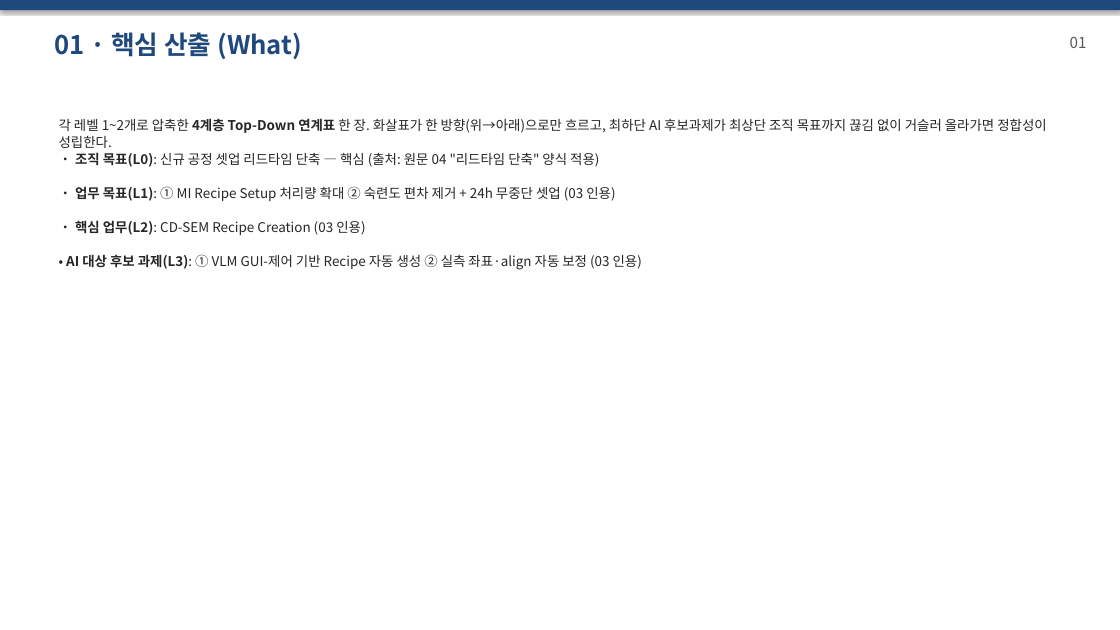
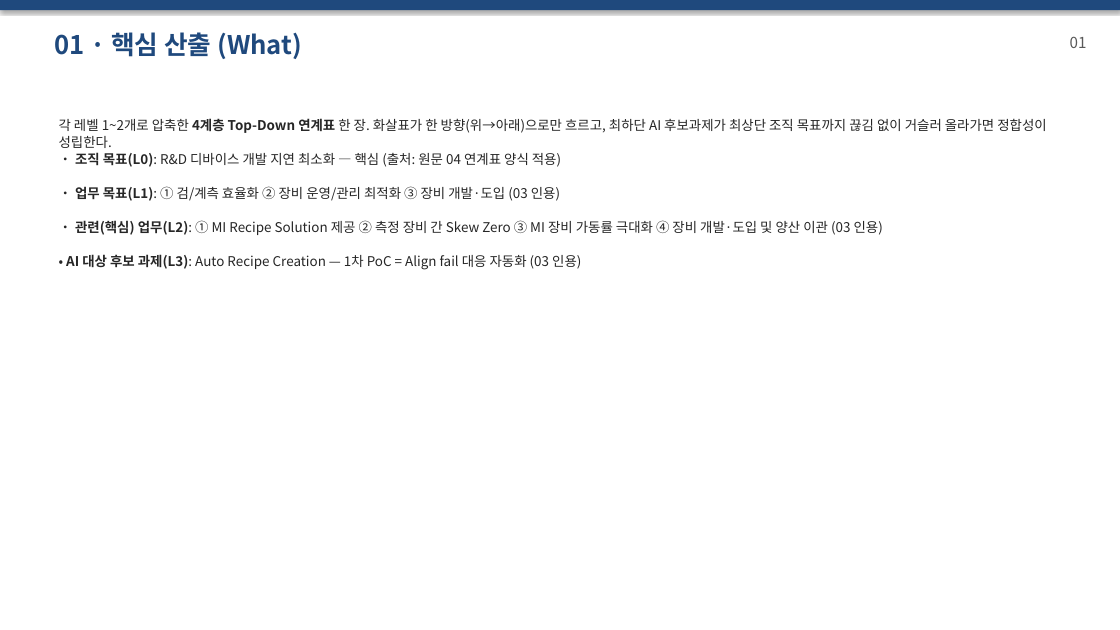
Before and after one commit to DarrenKoi/pm_notes, a slide deck: slide 3 of my-task/AIX_POC/프로젝트_smart_align_agent/07-적용_CDSEM_실행기획_세트.pptx. Drawn at 1120x630 pixels with LibreOffice and Linux fonts; fonts in the diff are those of the drawing. Boxes give left, top, right and bottom in pixels: in the first picture for what was removed or moved away, otherwise in the second. Text is boxed around its words. In the diff, an @@ line names an element or a change of style, - is before the commit and + after.

```diff
--- a/my-task/AIX_POC/프로젝트_smart_align_agent/07-적용_CDSEM_실행기획_세트.pptx
+++ b/my-task/AIX_POC/프로젝트_smart_align_agent/07-적용_CDSEM_실행기획_세트.pptx
@@ text at [75,152,561,167]: text changed @@
-• 조직 목표(L0): 신규 공정 셋업 리드타임 단축 — 핵심 (출처: 원문 04 "리드타임 단축" 양식 적용)
+• 조직 목표(L0): R&D 디바이스 개발 지연 최소화 — 핵심 (출처: 원문 04 연계표 양식 적용)
@@ text at [75,186,560,201]: text changed @@
-• 업무 목표(L1): ① MI Recipe Setup 처리량 확대 ② 숙련도 편차 제거 + 24h 무중단 셋업 (03 인용)
+• 업무 목표(L1): ① 검/계측 효율화 ② 장비 운영/관리 최적화 ③ 장비 개발·도입 (03 인용)
@@ text at [75,220,883,235]: text changed @@
-• 핵심 업무(L2): CD-SEM Recipe Creation (03 인용)
+• 관련(핵심) 업무(L2): ① MI Recipe Solution 제공 ② 측정 장비 간 Skew Zero ③ MI 장비 가동률 극대화 ④ 장비 개발·도입 및 양산 이관 (03 인용)
@@ text at [66,254,581,270]: text changed @@
-• AI 대상 후보 과제(L3): ① VLM GUI-제어 기반 Recipe 자동 생성 ② 실측 좌표·align 자동 보정 (03 인용)
+• AI 대상 후보 과제(L3): Auto Recipe Creation — 1차 PoC = Align fail 대응 자동화 (03 인용)
```
Also in this commit, not shown: 35 other slides changed, 4 slides added, 1 slide removed, 14 other files.
